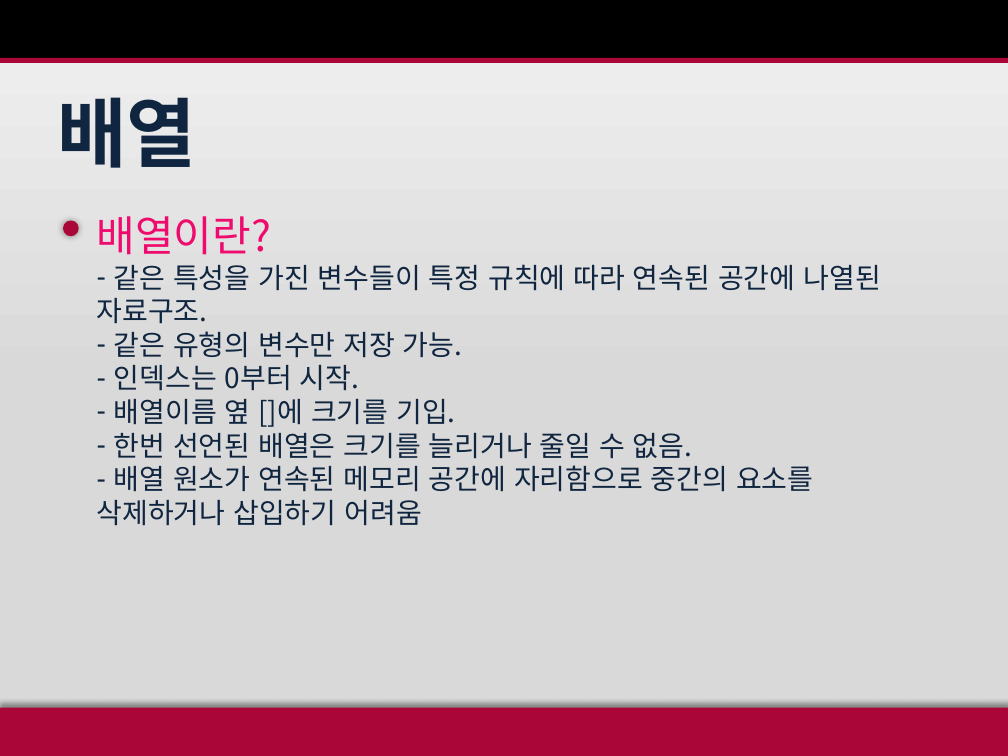
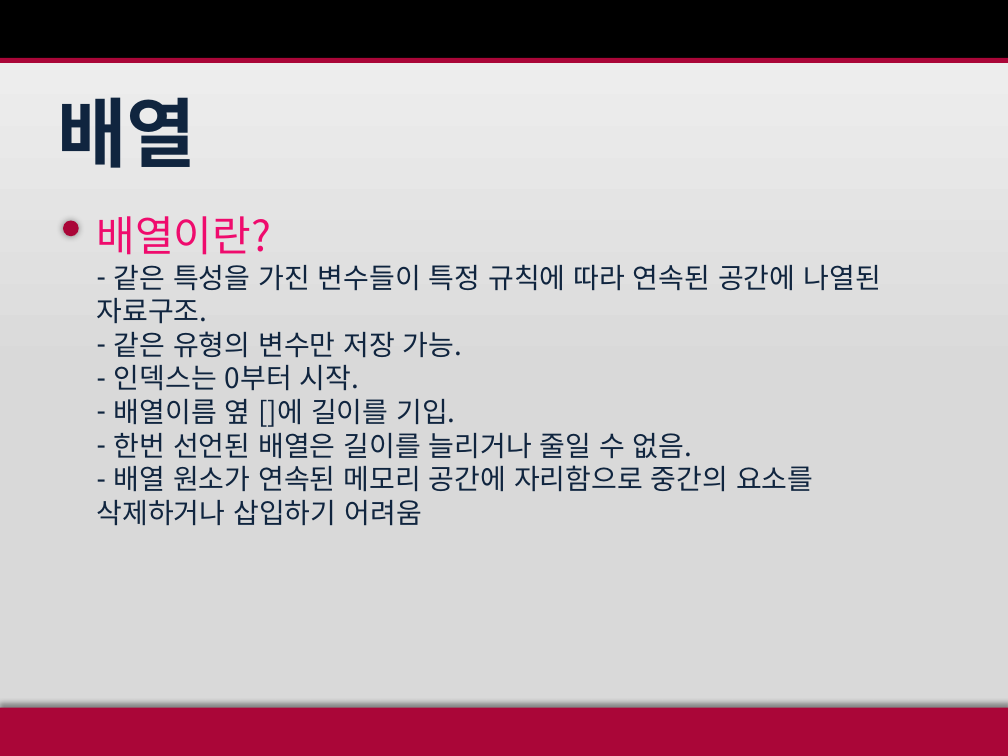
Before and after one commit to EnBalor/study, a slide deck: slide 3 of 배열.pptx. Drawn at 1008x756 pixels with LibreOffice and Linux fonts; fonts in the diff are those of the drawing. Boxes give left, top, right and bottom in pixels: in the first picture for what was removed or moved away, otherwise in the second. Text is boxed around its words. In the diff, an @@ line names an element or a change of style, - is before the commit and + after.

```diff
--- a/배열.pptx
+++ b/배열.pptx
@@ text at box(114, 399, 693, 459): text changed @@
-– 배열이름 옆 []에 크기를 기입.
-– 한번 선언된 배열은 크기를 늘리거나 줄일 수 없음.
+– 배열이름 옆 []에 길이를 기입.
+– 한번 선언된 배열은 길이를 늘리거나 줄일 수 없음.
```
Also in this commit, not shown: 2 other slides changed, 1 slide removed, 31 other files.
